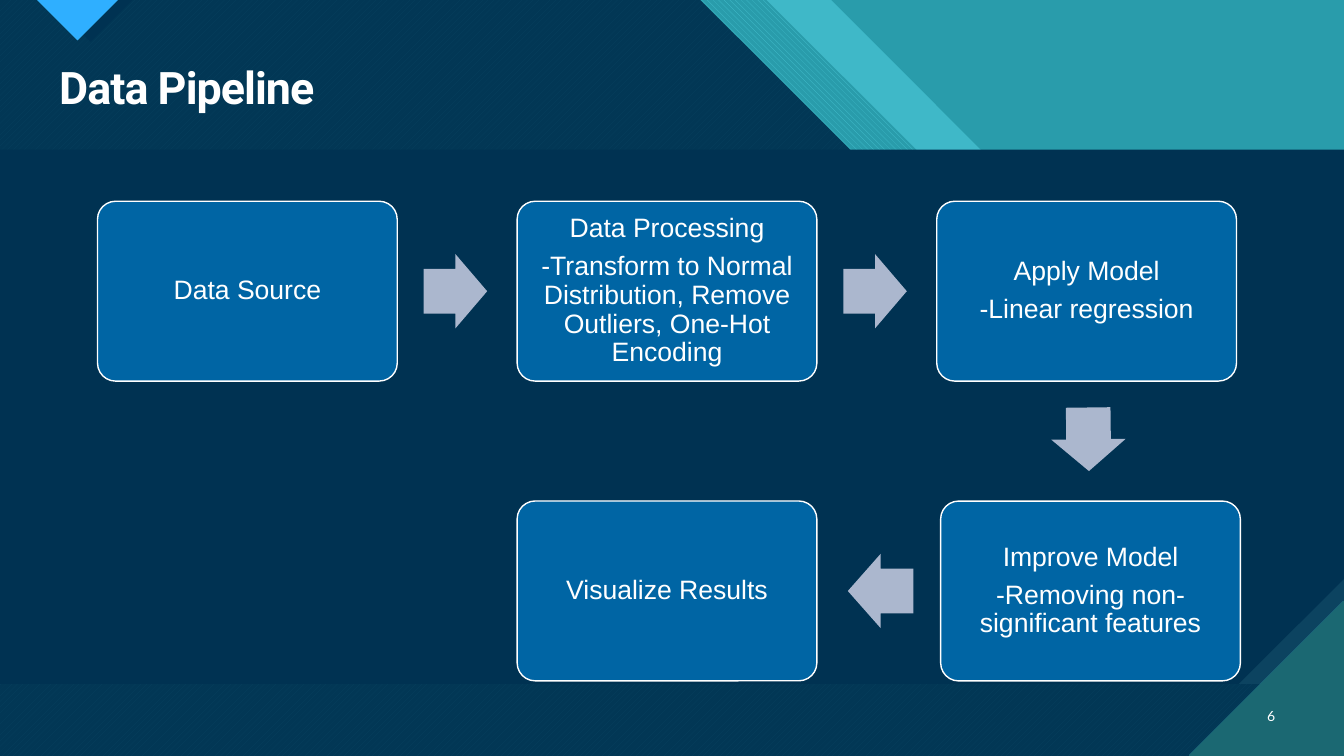
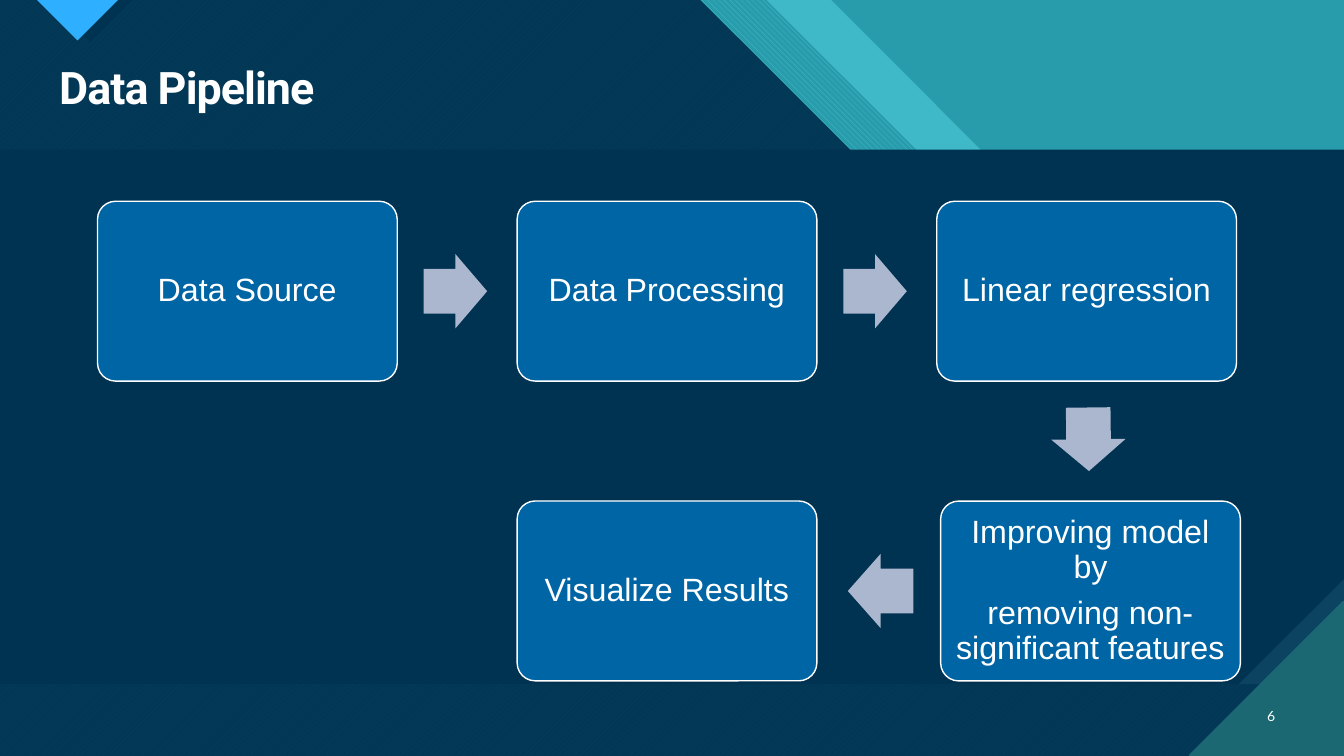
Before and after one commit to CrisQueCris/Houseprices, a slide deck: slide 6 of Final PresentationKC.pptx. Drawn at 1344x756 pixels with LibreOffice and Linux fonts; fonts in the diff are those of the drawing. Boxes give left, top, right and bottom in pixels: in the first picture for what was removed or moved away, otherwise in the second. Text is boxed around its words. In the diff, an @@ line names an element or a change of style, - is before the commit and + after.

```diff
--- a/Final PresentationKC.pptx
+++ b/Final PresentationKC.pptx
@@ size 19 to 23 pt; more space between paragraphs in 3 elements at box(158, 278, 337, 302), box(545, 577, 789, 602), box(549, 277, 785, 307) @@
@@ text at box(541, 255, 793, 367): paragraph removed @@
--Transform to Normal Distribution, Remove Outliers, One-Hot Encoding
@@ text at box(962, 277, 1210, 307): text changed; size 19 to 23 pt @@
-Apply Model
--Linear regression
+Linear regression
@@ text at box(956, 519, 1224, 665): text changed; size 19 to 23 pt @@
-Improve Model
--Removing non- significant features
+Improving model by
+removing non- significant features
```
Also in this commit, not shown: 5 slides added, 7 slides removed, 19 other files.
